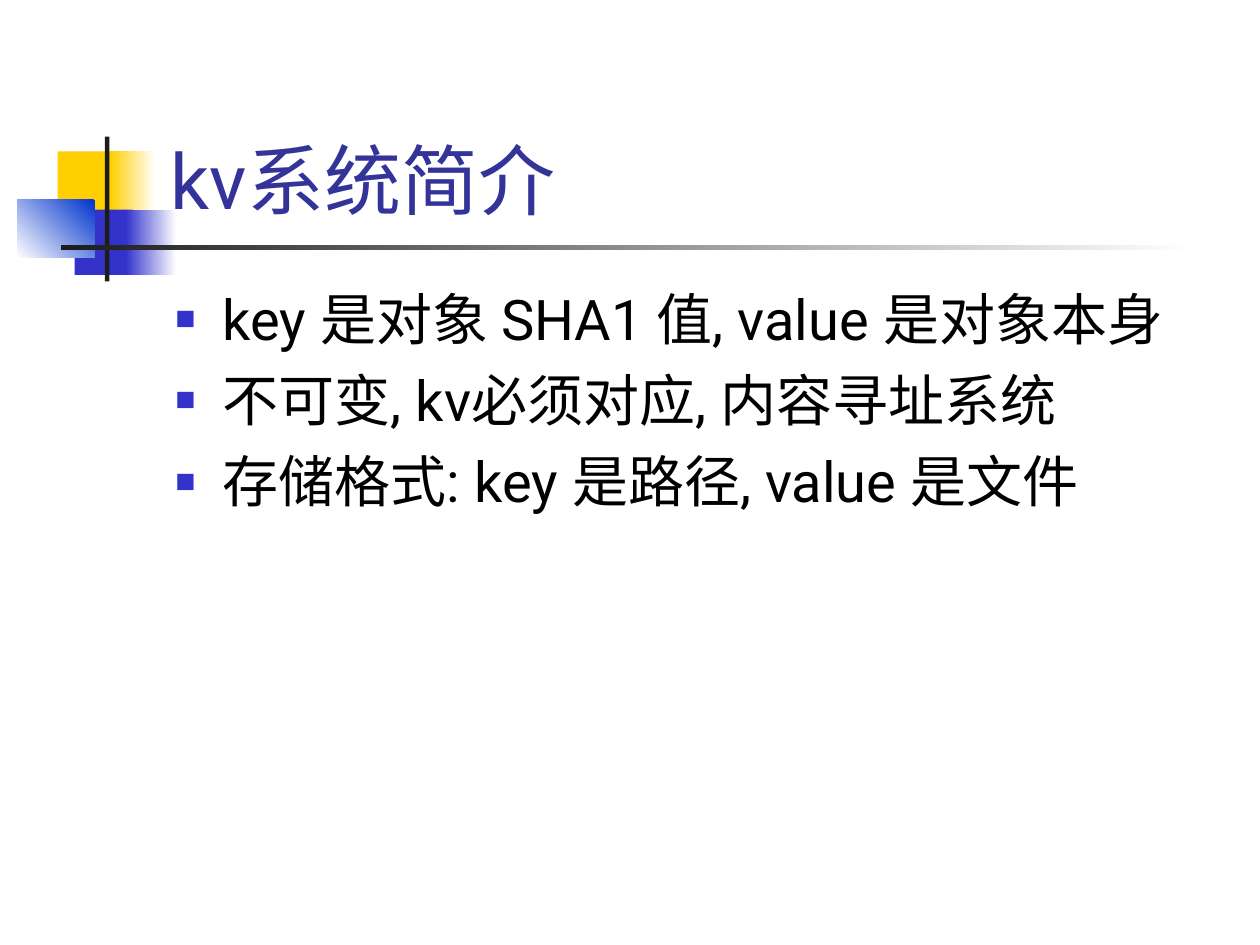
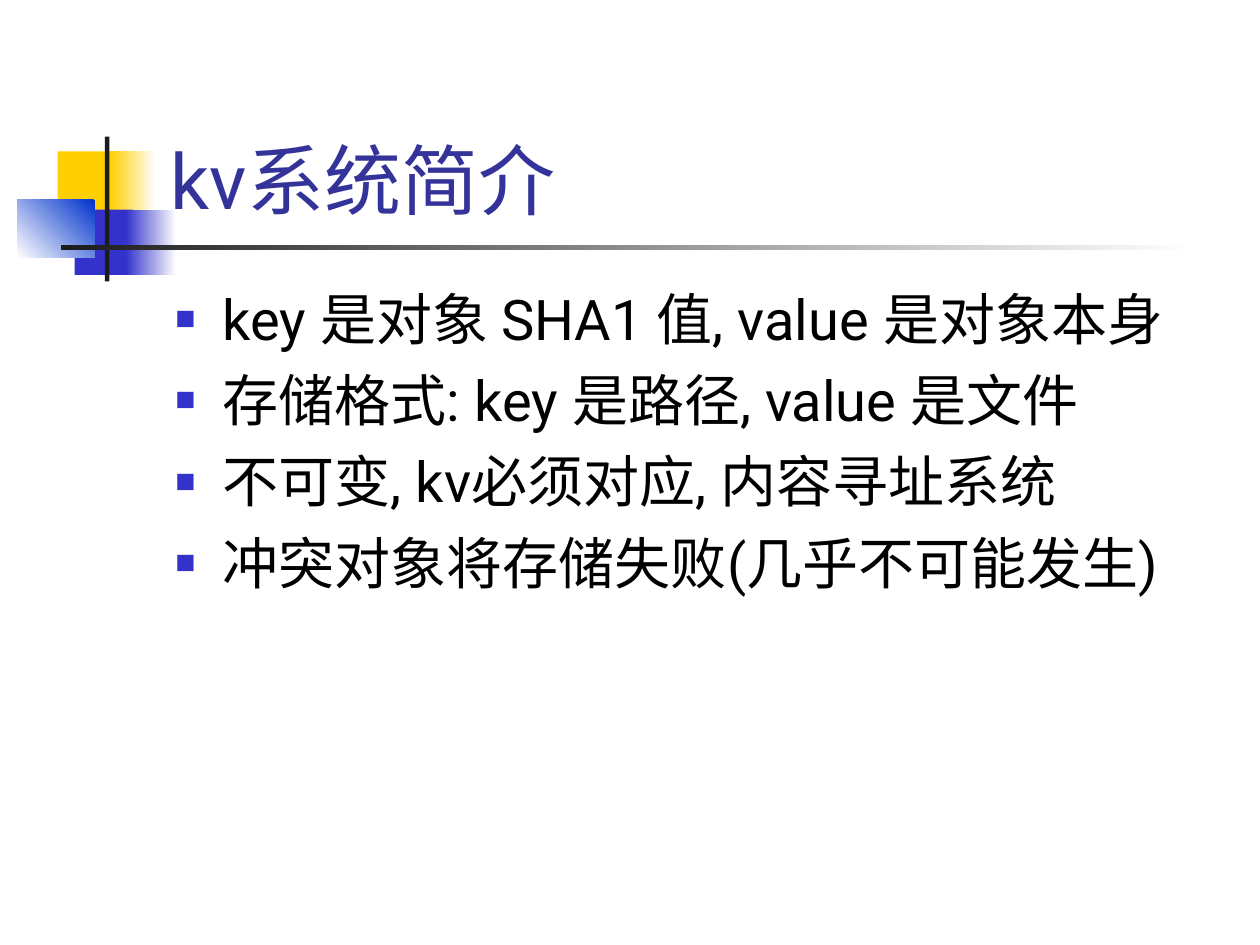
Before and after one commit to hanyong/git-inner-and-use, a slide deck: slide 19 of git-inner-and-use.ppt. Drawn at 1260x945 pixels with LibreOffice and Linux fonts; fonts in the diff are those of the drawing. Boxes give left, top, right and bottom in pixels: in the first picture for what was removed or moved away, otherwise in the second. Text is boxed around its words. In the diff, an @@ line names an element or a change of style, - is before the commit and + after.

```diff
--- a/git-inner-and-use.ppt
+++ b/git-inner-and-use.ppt
@@ text at (223,373,1079,433): paragraph added @@
+■ 存储格式: key 是路径, value 是文件
@@ text at (223,536,1159,597): text changed @@
-■ 存储格式: key 是路径, value 是文件
+■ 冲突对象将存储失败(几乎不可能发生)
```
Also in this commit, not shown: 3 other slides changed, 3 slides added, 1 slide removed.
